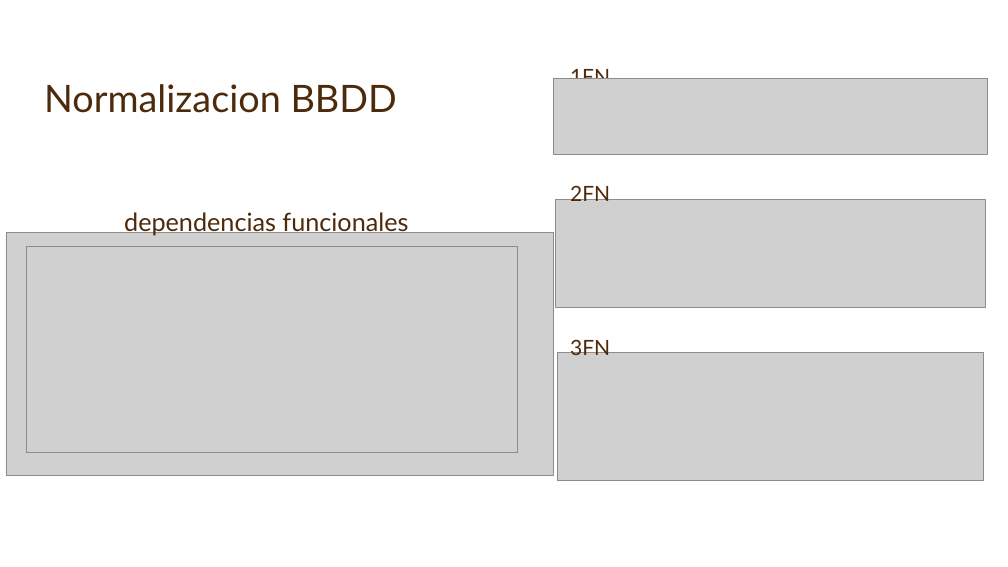
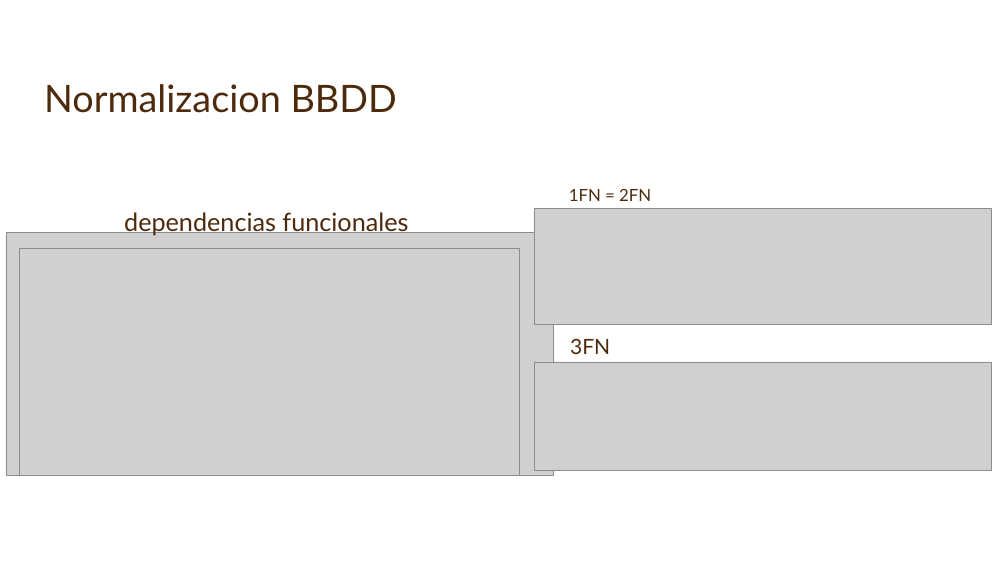
Before and after one commit to albertolicea00/CRUD-PyQt, a slide deck: slide 22 of Informe/presentacion.pptx (slide 21 before the commit). Drawn at 1008x567 pixels with LibreOffice and Linux fonts; fonts in the diff are those of the drawing; grey boxes stand for pictures; background and template pictures are left out. Boxes give left, top, right and bottom in pixels: in the first picture for what was removed or moved away, otherwise in the second. Text is boxed around its words. In the diff, an @@ line names an element or a change of style, - is before the commit and + after.

```diff
--- a/Informe/presentacion.pptx
+++ b/Informe/presentacion.pptx
@@ picture removed at [554, 78, 988, 154] @@
@@ text removed at [570, 66, 610, 79] @@
-1FN
@@ picture: place and size @@
-picture at [556, 200, 985, 307]
+picture at [534, 209, 991, 324]
@@ text at [569, 189, 651, 201]: text changed; size 20 to 16 pt @@
-2FN
+1FN = 2FN
@@ picture: place and size @@
-picture at [26, 247, 518, 453]
+picture at [20, 249, 520, 476]
@@ picture: place and size @@
-picture at [557, 352, 984, 481]
+picture at [534, 362, 991, 471]
```
Also in this commit, not shown: 2 other slides changed, 5 other files.
